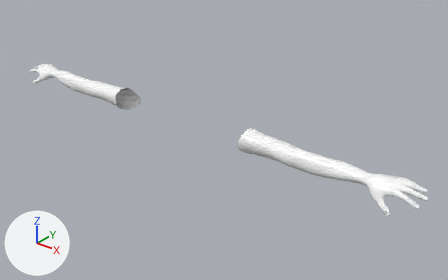
Before and after pictures for a commit that changed the FBX model Septem Peccata/Assets/_models/_priest/priest.fbx.
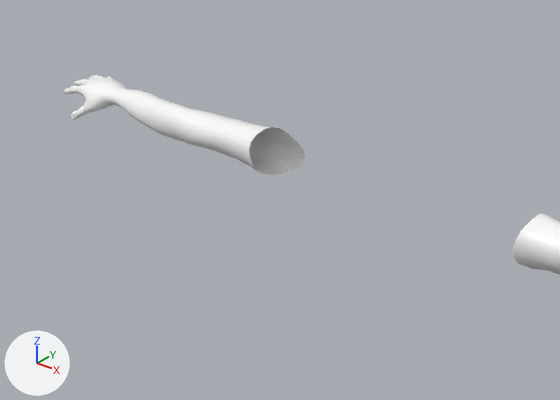
Old and new are each drawn whole from a 50 mm camera at (9.75, -10.89, 16.94) aimed at (1.32, -0.36, 10.42) and again close up on the part from 0% to 58% of the width and 10% to 76% of the height. Every picture has the same lights, and +X, +Y and +Z are marked at lower left. Where no turn or scale is listed for an object, it has been applied to the vertices.

Names of what the first close-up shows: 'Padre_-_Make_Human:Body'.
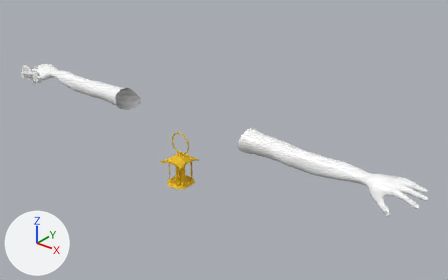
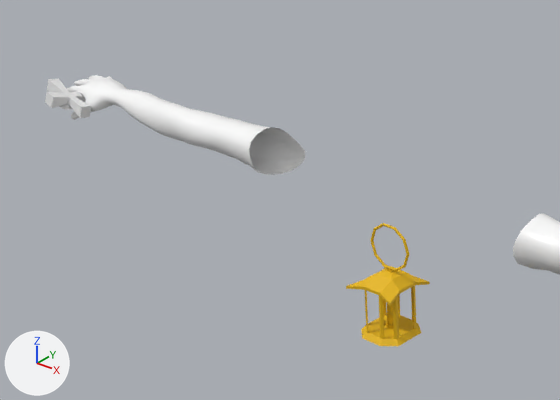
Boxes (x1, y1, x2, y2) around the edits, measured in the close-ups (560 x 400 px):
'lamp_bottom', added (yellow): after (346, 266, 430, 346)
'crucifix', added: after (45, 78, 92, 118)
'lamp_top', added: after (370, 223, 409, 271)

What changed in the scene script:
```text
Add mat_lamp_gold:
    mat_lamp_gold = principled_material('lamp_gold')
    mat_lamp_gold.base_color = (0.8, 0.474, 0.0)  # yellow #e7b700
    mat_lamp_gold.roughness = 0.69
Add mat_material:
    mat_material = principled_material('Material')
    mat_material.base_color = (0.8, 0.8, 0.8)  # white #e7e7e7
    mat_material.roughness = 0.69
Add me_cube_001:
    me_cube_001.from_pydata(...)  # a torus around y (ring radius 0.244, tube radius 0.015) spanning x -0.259..0.259, y -0.015..0.015, z -0.246..0.246
    me_cube_001.materials.append(mat_lamp_gold)  # yellow #e7b700
Add me_mesh:
    me_mesh.from_pydata(...)  # 38 vertices, 36 faces; spans x -0.449..0.436, y -0.415..0.66, z -0.215..0.208
    me_mesh.materials.append(mat_material)  # white #e7e7e7
Add me_cube_002:
    me_cube_002.from_pydata(...)  # 196 vertices, 159 faces; spans x -0.307..0.289, y -0.29..0.307, z -0.034..0.677
    me_cube_002.materials.append(mat_lamp_gold)  # yellow #e7b700
Add ob_lamp_top:
    ob_lamp_top = bpy.data.objects.new('lamp_top', me_cube_001)
    ob_lamp_top.location = (1.463, -2.044, 11.013)
Add ob_crucifix:
    ob_crucifix = bpy.data.objects.new('crucifix', me_mesh)
    ob_crucifix.location = (-5.652, -0.686, 10.62)
Add ob_lamp_bottom:
    ob_lamp_bottom = bpy.data.objects.new('lamp_bottom', me_cube_002)
    ob_lamp_bottom.location = (1.455, -2.078, 10.092)
```
